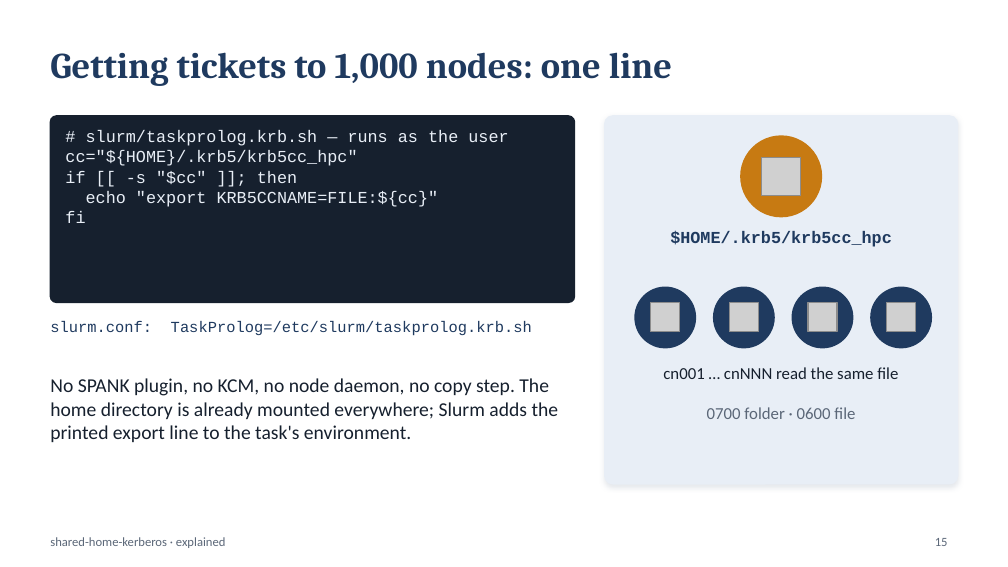
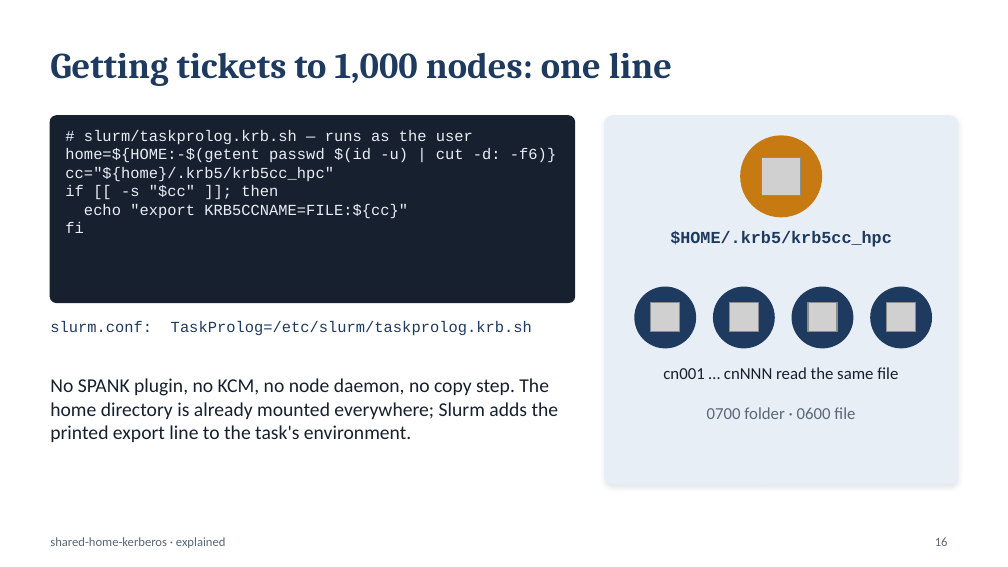
Before and after one commit to vijayrattehalli-cloud/shared-home-kerberos, a slide deck: slide 16 of docs/shared-home-kerberos-slides.pptx (slide 15 before the commit). Drawn at 1008x567 pixels with LibreOffice and Linux fonts; fonts in the diff are those of the drawing; grey boxes stand for pictures. Boxes give left, top, right and bottom in pixels: in the first picture for what was removed or moved away, otherwise in the second. Text is boxed around its words. In the diff, an @@ line names an element or a change of style, - is before the commit and + after.

```diff
--- a/docs/shared-home-kerberos-slides.pptx
+++ b/docs/shared-home-kerberos-slides.pptx
@@ text at [65, 148, 556, 181]: text changed; size 12 to 11 pt @@
-cc="${HOME}/.krb5/krb5cc_hpc"
+home=${HOME:-$(getent passwd $(id -u) | cut -d: -f6)}
+cc="${home}/.krb5/krb5cc_hpc"
@@ text at [65, 130, 473, 233]: size 12 to 11 pt in "# slurm/taskprolog.krb.sh — runs as the user", "if [[ -s "$cc" ]]; then", "echo "export KRB5CCNAME=FILE:${cc}"", "fi" @@
@@ page number at [935, 537, 948, 546]: text changed @@
-15
+16
```
Also in this commit, not shown: 11 other slides changed, 3 slides added, 1 slide removed, 1 other file.
